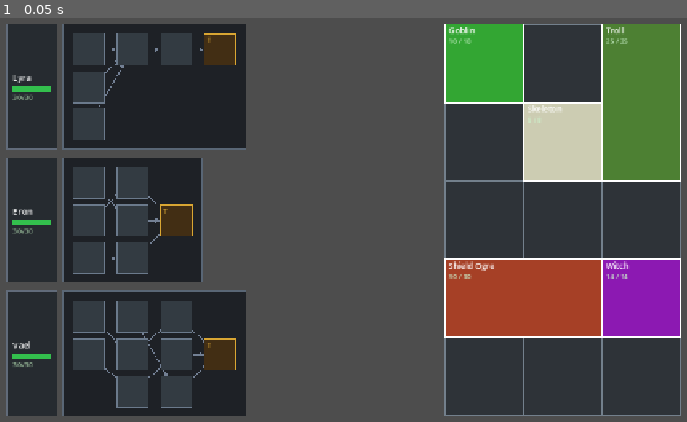
Above: before the commit, frame 1.
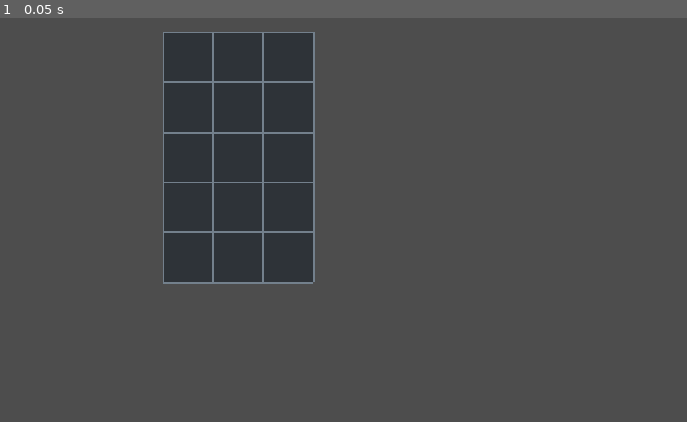
Above: after the commit, the same moment.

Repository: MoYapro/magic-monster-battle
Game: Godot game, scene res://scenes/battle/battle_scene.tscn
Same seed, same stepped clock (60 frames per second), same inputs: the game is played once before the commit and once after it.
Inputs:
- Up to frame 1 (0.05 s): no input

The runs differ from the first frame. In frame 1, 68% of the frame differs, in the area x 0-100%, y 1-99%.
Error after the commit: Parse Error: Identifier "ManaDisplay" not declared in the current scope. (res://scripts/battle/battle_scene.gd:10)

Commit message:
add mana bar

Diff:
--- a/scripts/battle/battle_scene.gd
+++ b/scripts/battle/battle_scene.gd
@@ -6,7 +6,8 @@
 const WAND_PANEL_W := 580.0
 const BATTLE_PANEL_W := SCREEN_W - WAND_PANEL_W  # 700.0
 
-const MAGE_X := MARGIN
+const MANA_X := MARGIN
+const MAGE_X := MANA_X + ManaDisplay.WIDTH + 8.0
 const WAND_X := MAGE_X + MageDisplay.WIDTH + 10.0
 const ROW_GAP := 14.0
 
@@ -37,6 +38,11 @@
 	var start_y := MARGIN + (SCREEN_H - MARGIN * 2.0 - total_h) / 2.0
 
 	# Pass 2: position everything
+	var mana := ManaDisplay.new()
+	add_child(mana)
+	mana.position = Vector2(MANA_X, start_y)
+	mana.setup(10, 10, total_h)
+
 	var y := start_y
 	for i in wand_displays.size():
 		var wand: WandDisplay = wand_displays[i]
